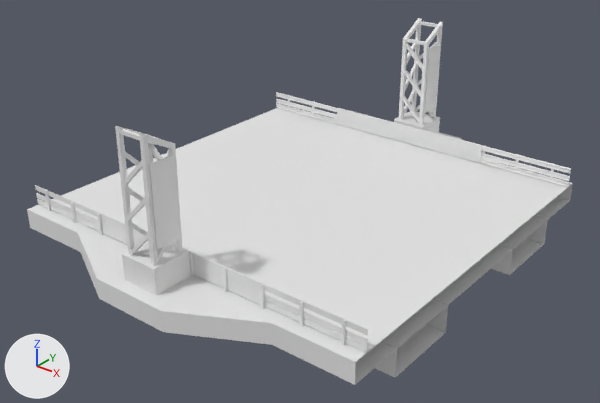
What one commit did to the FBX model Gamen't/Assets/Warner/Road/FBX/RoadCheckpoint.fbx.
Camera for both pictures: a camera (50 mm lens) standing at (23.9, -30.6, 18.4) and looking at (0.3, -1.1, 0.2). Lighting does not change. The marker at lower left points along +X, +Y and +Z. Where no turn or scale is listed for an object, it has been applied to the vertices.

The older version as bpy lines, for what is in view:
```python
mat_railingcheckpoint = principled_material('RailingCheckpoint')
mat_railingcheckpoint.base_color = (0.8, 0.8, 0.8)  # white #e7e7e7
mat_roadcheckpoint = principled_material('RoadCheckpoint')
mat_roadcheckpoint.base_color = (0.8, 0.8, 0.8)  # white #e7e7e7
me_cube_011 = bpy.data.meshes.new('Cube.011')
me_cube_011.from_pydata(...)  # 320 vertices, 182 faces; spans x -1.0..1.0, y -11.4..11.4, z -0.5..7.0
me_cube_011.materials.append(mat_railingcheckpoint_001)  # white #e7e7e7
me_plane_012 = bpy.data.meshes.new('Plane.012')
me_plane_012.from_pydata(...)  # 52 vertices, 36 faces; spans x -10.0..10.0, y -12.1..12.1, z -2.4..0.0
me_plane_012.materials.append(mat_roadcheckpoint)  # white #e7e7e7
# before: 0 (10.0, -10.0, 0.0) at pixel (355, 362), 1 (10.0, 10.0, 0.0) at pixel (572, 183), 2 (10.0, -6.0, 0.0) at pixel (413, 314), 3 (10.0, 6.0, 0.0) at pixel (541, 209), 4 (10.0, -10.0, -1.0) at pixel (354, 385)
# before: 5 (10.0, 10.0, -1.0) at pixel (570, 200), 6 (10.0, -7.1, -2.4) at pixel (395, 377), 7 (10.0, -3.1, -2.4) at pixel (445, 332), 8 (10.0, -3.1, -1.0) at pixel (448, 303), 9 (10.0, -7.1, -1.0) at pixel (397, 347)
# before: 10 (10.0, 7.1, -2.4) at pixel (544, 243), 11 (10.0, 3.1, -2.4) at pixel (509, 275), 12 (10.0, 3.1, -1.0) at pixel (513, 248), 13 (10.0, 7.1, -1.0) at pixel (548, 218)
me_plane_013 = bpy.data.meshes.new('Plane.013')
me_plane_013.from_pydata(...)  # 408 vertices, 284 faces; spans x -10.0..10.0, y -9.5..9.5, z 0.0..1.1
me_plane_013.materials.append(mat_railingcheckpoint)  # white #e7e7e7
ob_railingcheckpoint = bpy.data.objects.new('RailingCheckpoint', me_plane_013)
ob_railingcheckpoint.location = (0.0, 0.0, 0.0)
ob_railingfinnhislineboard_001 = bpy.data.objects.new('RailingFinnhislineBoard.001', me_cube_011)
ob_railingfinnhislineboard_001.location = (0.0, 0.0, 0.0)
ob_roadcheckpoint = bpy.data.objects.new('RoadCheckpoint', me_plane_012)
ob_roadcheckpoint.location = (0.0, 0.0, 0.0)
```
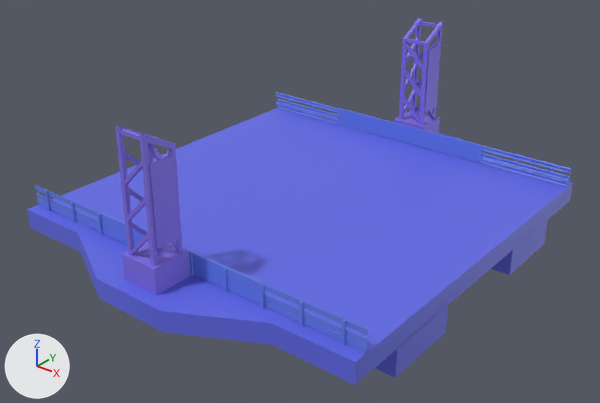
Pixel boxes [x1, y1, x2, y2] of what changed, in the pictures (600 x 403 px):
```json
{"object": "RoadCheckpoint", "change": "recoloured, reshaped", "before": [27, 108, 573, 385], "after": [27, 108, 573, 385], "on screen": "white to blue"}
{"object": "RailingFinnhislineBoard.001", "change": "recoloured", "before": [115, 18, 443, 295], "after": [115, 18, 443, 295], "on screen": "white to blue"}
{"object": "RailingCheckpoint", "change": "recoloured", "before": [35, 92, 571, 352], "after": [35, 92, 571, 352], "on screen": "white to blue"}
{"part": 1, "of": "me_plane_012", "change": "added", "after": [355, 184, 573, 384], "on screen": "blue"}
```

The change, as JSON lines over the scene's bpy script:
```json
{"op": "set", "path": "mat_roadcheckpoint.base_color", "old": "(0.8, 0.8, 0.8)", "new": "(0.122, 0.144, 0.8)", "note": "white #e7e7e7 -> blue #626ae7"}
{"op": "set", "path": "mat_railingcheckpoint.base_color", "old": "(0.8, 0.8, 0.8)", "new": "(0.134, 0.217, 0.8)", "note": "white #e7e7e7 -> blue #6680e7"}
{"op": "add", "block": "mat_boardcheckpoint", "code": ["mat_boardcheckpoint = principled_material('BoardCheckpoint')", "mat_boardcheckpoint.base_color = (0.221, 0.162, 0.8)  # blue #8170e7"]}
{"block": "me_cube_011", "where": "me_cube_011.from_pydata(...)  # 320 vertices, 182 faces; spans x -1.0..1.0, y -11.4..11.4, z -0.5..7.0"}
{"op": "remove", "block": "me_cube_011", "code": "me_cube_011.materials.append(mat_railingcheckpoint_001)  # white #e7e7e7"}
{"op": "add", "block": "me_cube_011", "code": "me_cube_011.materials.append(mat_boardcheckpoint)  # blue #8170e7"}
{"block": "me_plane_012", "where": "me_plane_012.from_pydata(...)  # 52 vertices, 36 faces; spans x -10.0..10.0, y -12.1..12.1, z -2.4..0.0"}
{"block": "me_plane_012", "where": "# used by ob_roadcheckpoint; location = (0.0, 0.0, 0.0)"}
{"block": "me_plane_012", "where": "# verts and faces of me_plane_012; kept vertices keep their numbers, new ones are numbered from 52"}
{"block": "me_plane_012", "change": "me_plane_012 part 1"}
{"op": "add", "block": "me_plane_012", "code": "faces += [(0, 4, 2), (6, 7, 8, 9), (10, 13, 12, 11), (1, 3, 5), (2, 4, 5, 3)]"}
```
